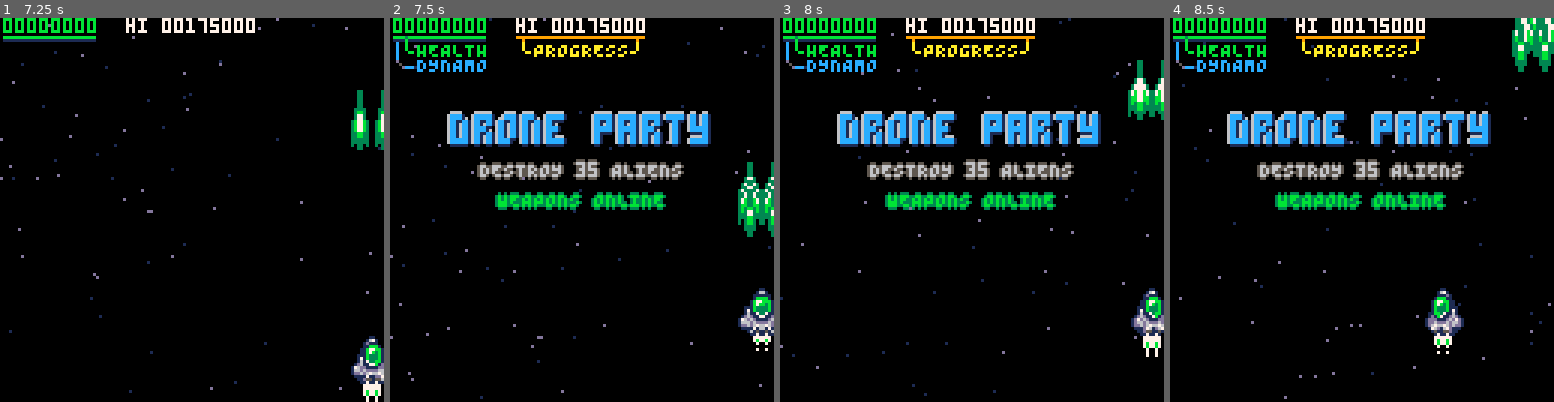
Above: before the commit, frames 1-4 (left to right).
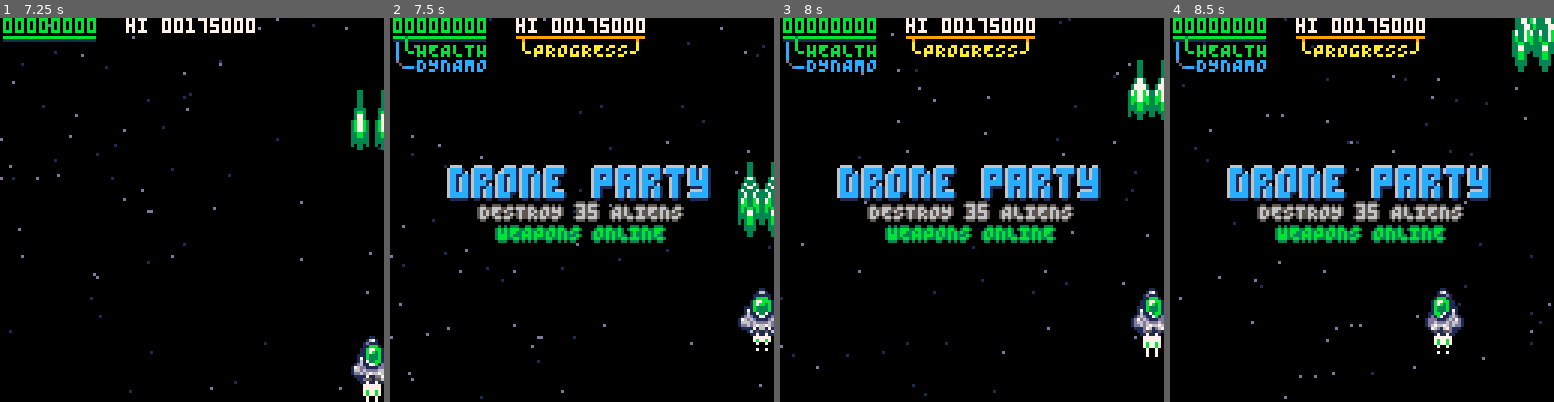
Above: after the commit, the same moments.

Repository: wimpysworld/antsy-alien-attack-pico
Game: PICO-8 cartridge main.p8
Two runs of this game, one before a commit and one after it. Both use one fixed random seed, a clock stepped at 60 frames per second and the inputs below.
Inputs:
- Up to frame 1 (7.25 s): tap X (X key) at 0.33, 1.07, 1.85, 2.97, 4.08, 5.2, 6.32 s; tap O (Z key) at 0.7, 1.7, 2.1, 2.5, 2.9, 3.3, 3.7, 4.1, 4.5, 4.9, 5.3, 5.7, 6.1, 6.5, 6.9 s; hold Right 1.6-2.1 s; hold Up 2.15-2.42 s; hold Right 2.47-3.03 s; hold Left 3.08-3.58 s; hold Down 3.63-3.97 s; hold Right 4.02-4.68 s; hold Up 4.73-5.03 s; hold Left 5.08-5.68 s; hold Down 5.73-6.03 s; hold Right 6.08-6.58 s; hold Right 6.63-7.13 s; hold Up from 7.18 s (still down)
- Up to frame 2 (7.5 s): tap O (Z key) at 7.3 s; tap X (X key) at 7.43 s; release Up at 7.45 s
- Up to frame 3 (8 s): hold Right from 7.5 s (still down); tap O (Z key) at 7.7 s
- Up to frame 4 (8.5 s): release Right at 8.07 s; tap O (Z key) at 8.1 s; hold Left from 8.12 s (still down)

Frame 1 is identical in both runs. In frame 2, 15% of the frame differs, in the area x 14-84%, y 24-59%; in frame 3, 15%; in frame 4, 15%.

Commit message:
chore: align objective message

Diff:
--- a/main.p8
+++ b/main.p8
@@ -1195,14 +1195,14 @@
   if gamestate.text=="" then
     print_fx(gamestate.title,nil,56,9,4,10,"big")
   else
-    print_fx(gamestate.title,nil,32,12,1,6,"big")
-    print_fx(_puny(gamestate.text),nil,48,6,5,5)
+    print_fx(gamestate.title,nil,50,12,1,6,"big")
+    print_fx(_puny(gamestate.text),nil,62,6,5,5)
   end
   local txt,col,out="weapons online",11,3
   if not players[#players].shot_enabled then
    txt,col,out="weapons offline",8,2
   end
-  if (gamestate.show_weapons) print_fx(_puny(txt),nil,58,col,out,out)
+  if (gamestate.show_weapons) print_fx(_puny(txt),nil,69,col,out,out)
  else
   gamestate.ready=true
  end
